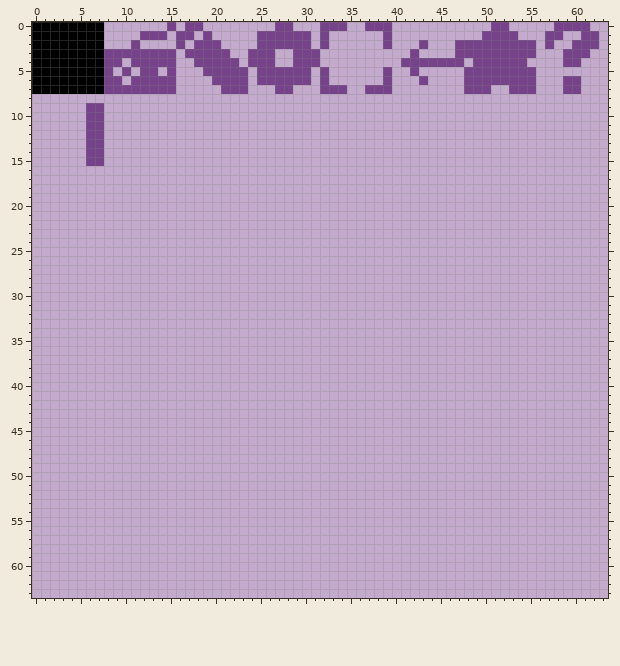
One commit to this pixel-art sprite: client/res/img/themes/catppuccin/theme.png. The first picture shows the starting point.
The file is 64x64 pixels.
New version:
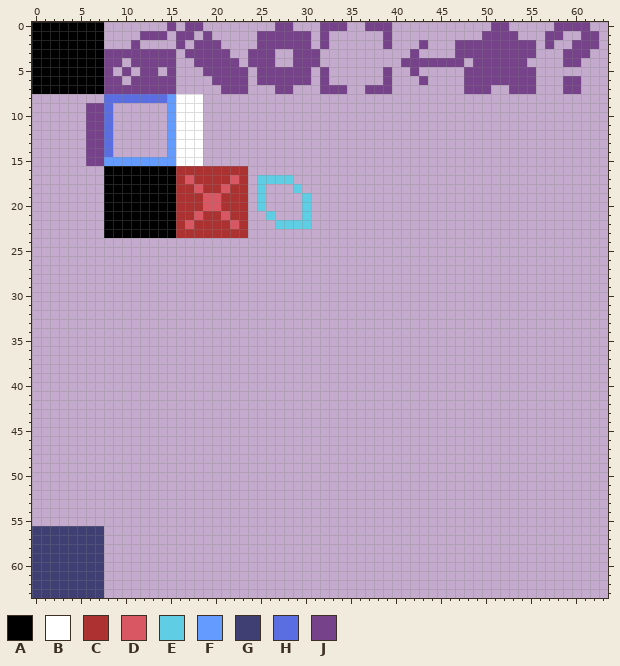
Palette (. is transparent): A #000000  B #ffffff  C #ac3232  D #d95763  E #5fcde4  F #639bff  G #3f3f74  H #5b6ee1  J #76428a
From old to new:
Changed rows in their new state; - is an unchanged pixel.
first column x 8:
 8 HHHHHHHFBBB------------
 9 H------FBBB------------
10 H------FBBB------------
11 H------FBBB------------
12 H------FBBB------------
13 H------FBBB------------
14 H------FBBB------------
15 FFFFFFFFBBB------------
16 AAAAAAAACCCCCCCC-------
17 AAAAAAAACDCCCCDC-EEEE--
18 AAAAAAAACCDCCDCC-E---E-
19 AAAAAAAACCCDDCCC-E----E
20 AAAAAAAACCCDDCCC-E----E
21 AAAAAAAACCDCCDCC--E---E
22 AAAAAAAACDCCCCDC---EEEE
23 AAAAAAAACCCCCCCC-------
first column x 0:
56 GGGGGGGG
57 GGGGGGGG
58 GGGGGGGG
59 GGGGGGGG
60 GGGGGGGG
61 GGGGGGGG
62 GGGGGGGG
63 GGGGGGGG
Where, in picture pixels (left, top, right, bottom), the same in both pictures:
added: (104, 94, 311, 238)
added: (32, 526, 104, 598)
